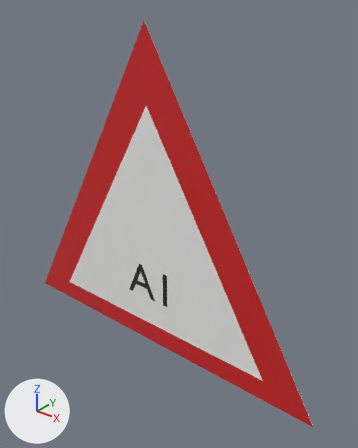
Before and after pictures for a commit that changed the glTF model panneaux/01_A_danger/A1.glb.
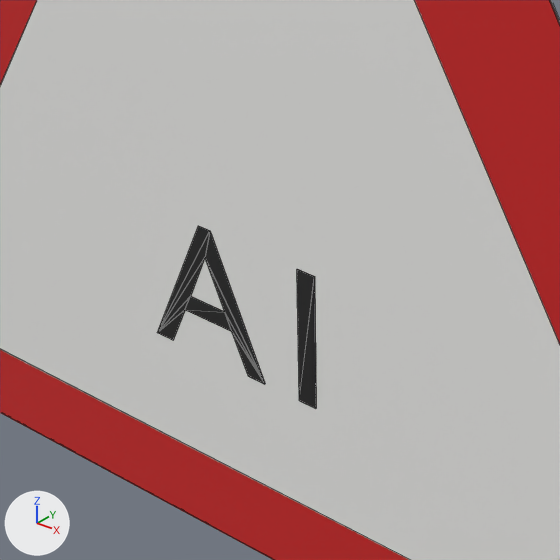
Each version is shown whole from a 50 mm camera at (0.78, -0.856, 0.649) aimed at (0.072, 0.029, 0.1), then close up on the part from 26% to 63% of the width and 47% to 77% of the height. Lighting does not change. The marker at lower left points along +X, +Y and +Z. The older version's two pictures come first. The close-ups show mesh edges as thin lines. Where no turn or scale is listed for an object, it has been applied to the vertices. Vertices at exactly the same position are counted once.

Names of what the first close-up shows: 'A1_ext00', 'A1_int01', 'A1_txt02'.
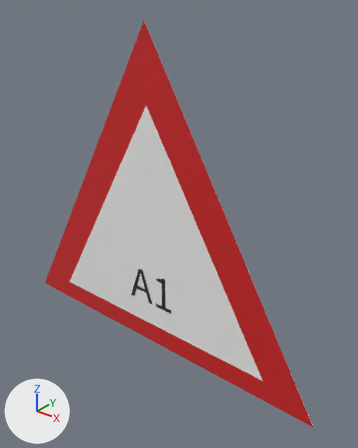
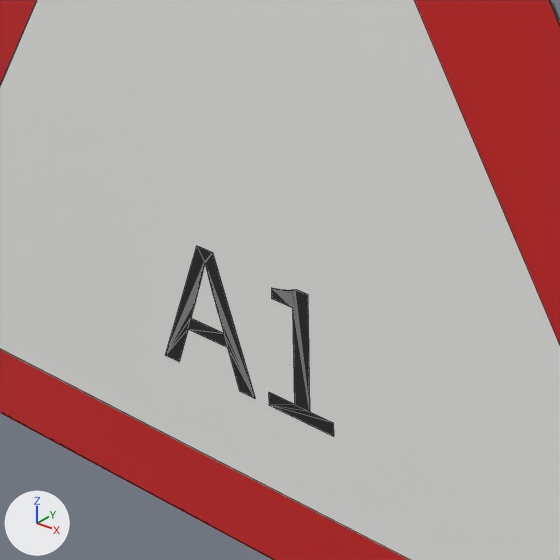
Where the change shows, as pixel boxes [x1, y1, x2, y2] in the close-ups (560 x 560 px):
'A1_txt02', reshaped (6% wider): before [158, 226, 316, 408]; after [166, 246, 334, 436]
part 1 of me_t_433, rebuilt (17% narrower): before [158, 226, 265, 384]; after [166, 246, 255, 398]
part 2 of me_t_433, added (black): after [269, 288, 334, 436]
part 3 of me_t_433, deleted (black): before [297, 269, 316, 408]

The change, as a list of edits to the scene's bpy script:
```text
Change me_t_433:
    used by ob_a1_txt02; location = (0.0, -0.0023, -0.1)
    remove me_t_433.from_pydata(...)  # 30 vertices, 56 faces; spans x -0.0856..0.0562, y -0.0002..0.0002, z -0.044..0.0566
    add me_t_433.from_pydata(...)  # 116 vertices, 228 faces; spans x -0.0788..0.0705, y -0.0002..0.0002, z -0.0595..0.0405
    me_t_433 part 1: the loose piece of 22 vertices spanning x -0.0856..0.0122, y -0.0002..0.0002, z -0.044..0.0566 is rebuilt with 72 vertices and now spans x -0.0788..0.0031, y -0.0002..0.0002, z -0.0595..0.0405
    me_t_433 part 2: a new loose piece of 44 vertices spanning x 0.0156..0.0705, y -0.0002..0.0002, z -0.0595..0.0405, in mat_noir_pictogramme (black #272727)
    me_t_433 part 3
    8 vertices are removed from x 0.0419..0.0562, y -0.0002..0.0002, z -0.044..0.056
    12 faces are deleted
```
